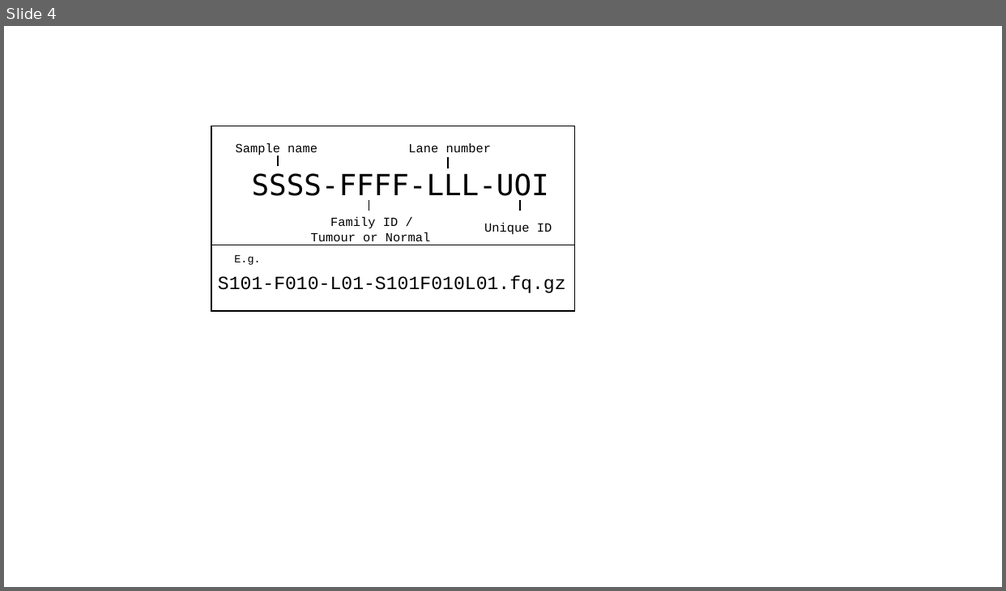
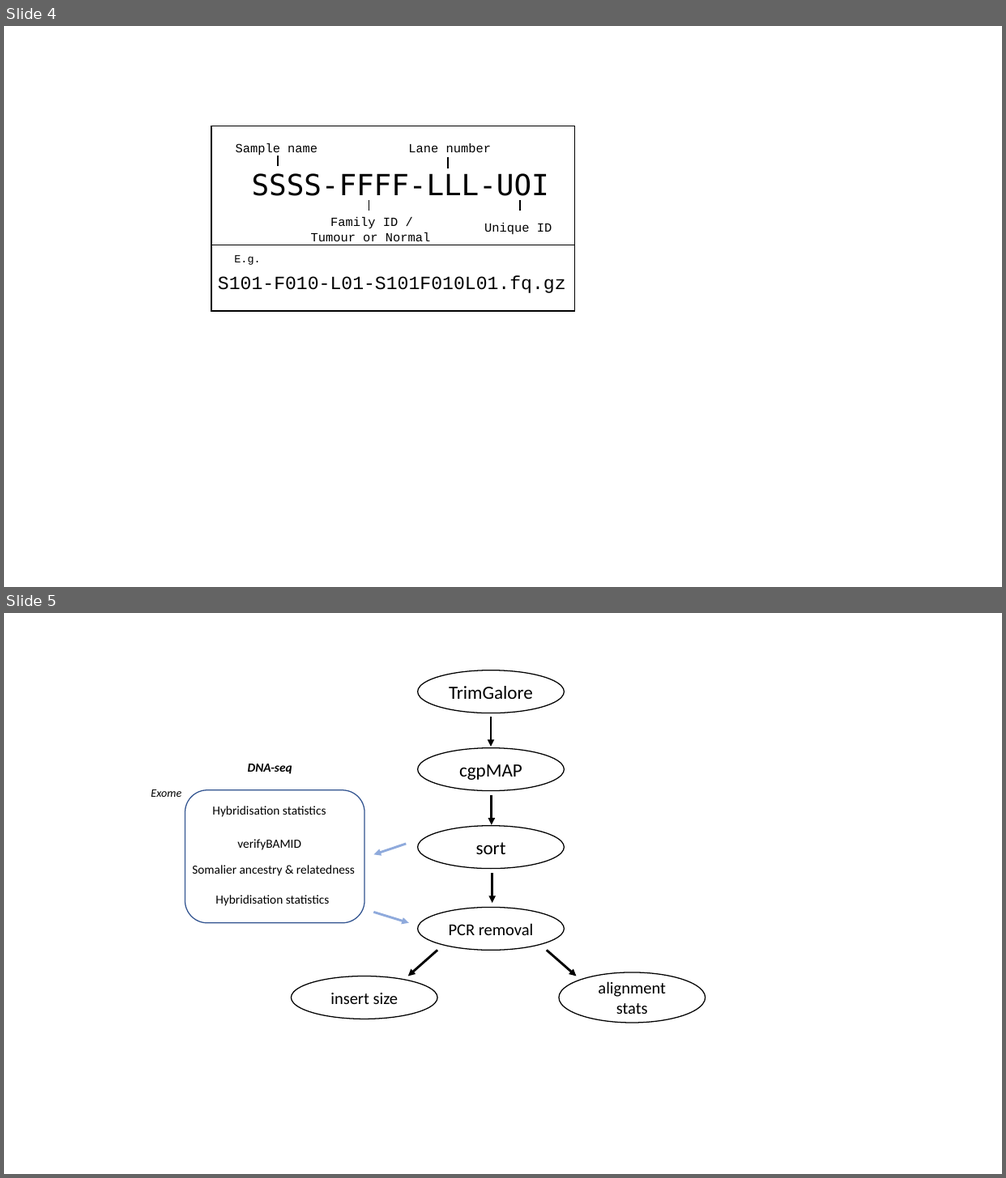
Before and after one commit to R-Cardenas/pipelines_clean, a slide deck: misc/logos_for_README.pptx. Shown one above the other, each under a label of ours: slide 4 before the commit, slides 4 and 5 after it. The pictures are 1006x591 and 1006x1178 pixels, drawn with LibreOffice and Linux fonts; fonts in the diff are those of the drawing. Boxes give left, top, right and bottom in pixels: in the first picture for what was removed or moved away, otherwise in the second. Text is boxed around its words. In the diff, an @@ line names an element or a change of style, - is before the commit and + after.

```diff
--- a/misc/logos_for_README.pptx
+++ b/misc/logos_for_README.pptx
@@ slide 5 added at <box>4,613,1002,1174</box>, background #FFFFFF @@
@@ group added at <box>151,670,705,1023</box>: 7 arrows, 6 ellipses, 6 texts, 1 rounded rectangle @@
+TrimGalore
+cgpMAP
+sort
+PCR removal
+insert size
+alignment stats
+DNA-seq
+Exome
+Hybridisation statistics
+Hybridisation statistics
+verifyBAMID
+Somalier ancestry & relatedness
```
Also in this commit, not shown: 1 slide changed, 3 other slides added, 2 other files.
